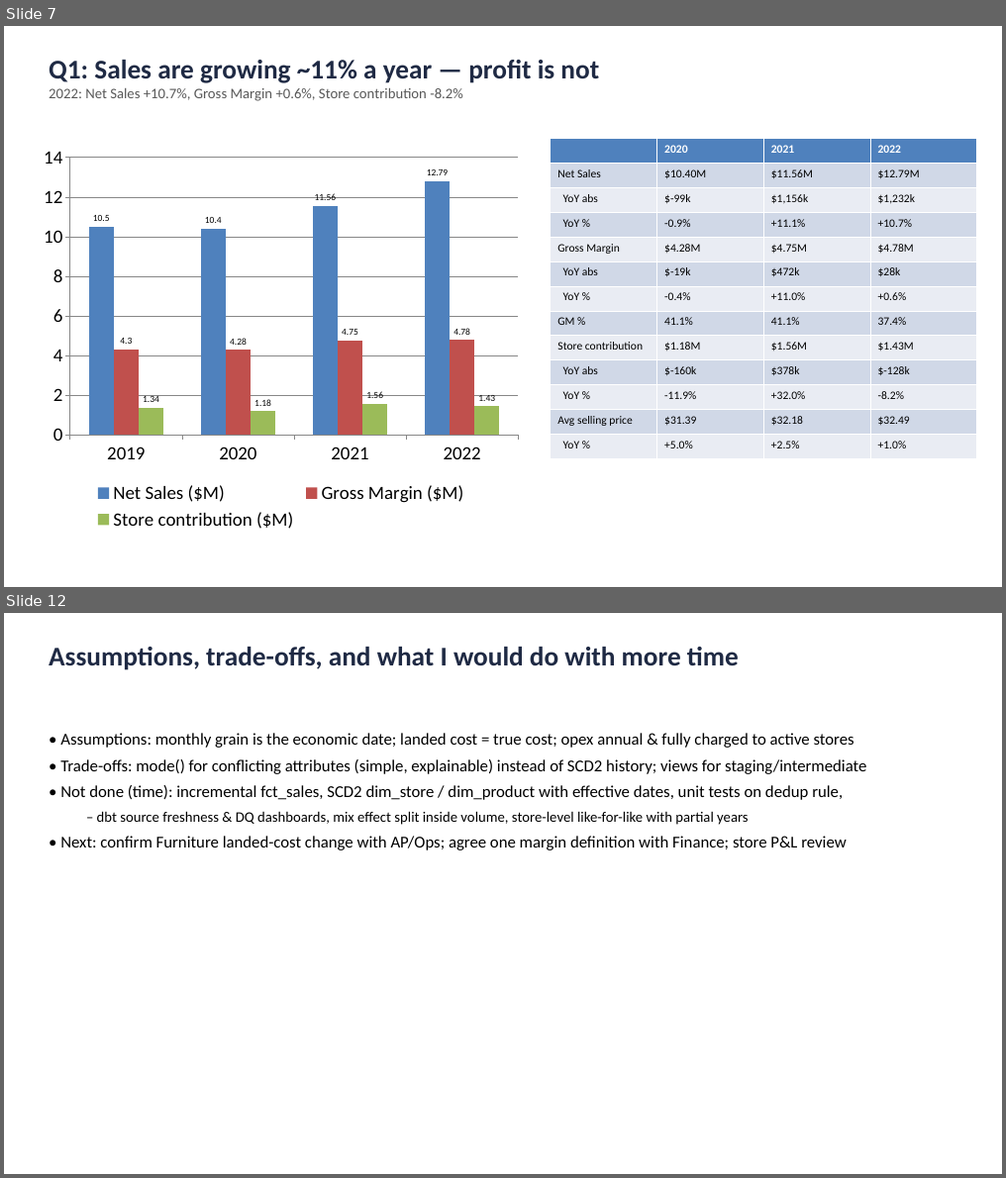
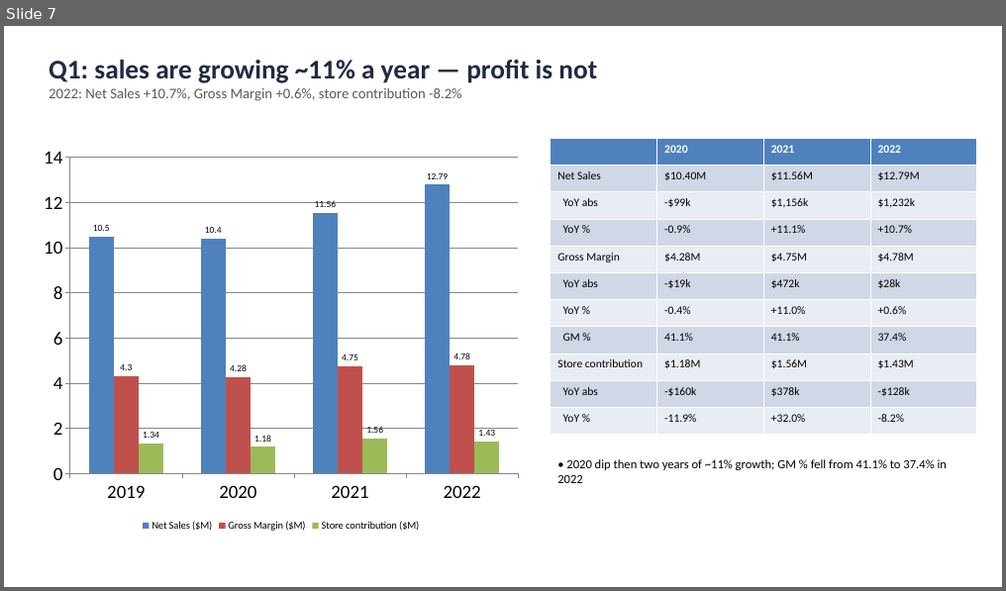
Before and after one commit to GaetyCodes/dbt-test-assignment, a slide deck: deliverables/ceo_sales_review.pptx. Shown one above the other, each under a label of ours: slides 7 and 12 before the commit, slide 7 after it; the slides between them are not shown. The pictures are 1006x1178 and 1006x591 pixels, drawn with LibreOffice and Linux fonts; fonts in the diff are those of the drawing. Boxes give left, top, right and bottom in pixels: in the first picture for what was removed or moved away, otherwise in the second. Text is boxed around its words. In the diff, an @@ line names an element or a change of style, - is before the commit and + after.

```diff
--- a/deliverables/ceo_sales_review.pptx
+++ b/deliverables/ceo_sales_review.pptx
@@ slide 12 removed at [4,613,1002,1174], background #FFFFFF @@
@@ text removed at [49,647,739,670] @@
-Assumptions, trade-offs, and what I would do with more time
@@ text removed at [60,733,866,851] @@
-• Assumptions: monthly grain is the economic date; landed cost = true cost; opex annual & fully charged to active stores
-• Trade-offs: mode() for conflicting attributes (simple, explainable) instead of SCD2 history; views for staging/intermediate
-• Not done (time): incremental fct_sales, SCD2 dim_store / dim_product with effective dates, unit tests on dedup rule,
-  – dbt source freshness & DQ dashboards, mix effect split inside volume, store-level like-for-like with partial years
-• Next: confirm Furniture landed-cost change with AP/Ops; agree one margin definition with Finance; store P&L review
@@ slide 7 changed as well @@
@@ text at [49,60,597,101]: text changed @@
-Q1: Sales are growing ~11% a year — profit is not
-2022: Net Sales +10.7%, Gross Margin +0.6%, Store contribution -8.2%
+Q1: sales are growing ~11% a year — profit is not
+2022: Net Sales +10.7%, Gross Margin +0.6%, store contribution -8.2%
@@ column chart at [34,138,528,535] @@
@@ legend changed @@
@@ table at [550,138,979,435] @@
-row 3, column 2: $-99k
+row 3, column 2: -$99k
-row 6, column 2: $-19k
+row 6, column 2: -$19k
-row 10, column 2: $-160k
+row 10, column 2: -$160k
-row 10, column 4: $-128k
+row 10, column 4: -$128k
-row 12: Avg selling price | $31.39 | $32.18 | $32.49
-row 13: YoY % | +5.0% | +2.5% | +1.0%
@@ text added at [557,460,946,483], 12 pt, text #000000 @@
+• 2020 dip then two years of ~11% growth; GM % fell from 41.1% to 37.4% in 2022
```
Also in this commit, not shown: 7 other slides changed, 4 slides added, 3 other slides removed, 2 other files.
